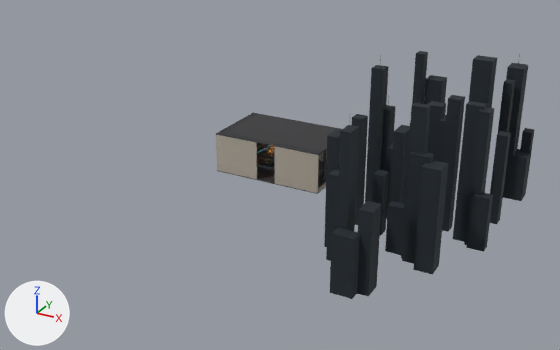
Before and after pictures for a commit that changed the FBX model Unity/Assets/TheCommons/Models/TheCommons_Quest.fbx.
Both versions are drawn from a 50 mm camera at (99.9, -149.0, 77.0) aimed at (13.4, 8.3, -1.6). Lighting does not change. The marker at lower left points along +X, +Y and +Z. The first picture is the older version.

Names of what the first picture shows: 'ARCH_Shell__MAT_Plaster', 'ARCH_Shell__MAT_Steel', 'ARCH_Shell__MAT_Stone', 'ENV_City__MAT_Black' and 2 more.
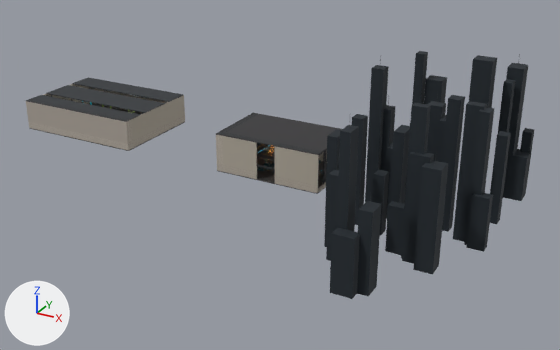
What differs and where, as boxes (x1, y1, x2, y2) in the pictures (560 x 350 px):
'FPV_Shell__MAT_FPVWall', added
    after: (26, 84, 185, 150)
'FPV_Shell__MAT_Steel', added
    after: (26, 77, 183, 122)
'FPV_Shell__MAT_FPVFloor', added
    after: (29, 103, 184, 151)

What changed in the scene script:
```text
Add mat_mat_fpvwall:
    mat_mat_fpvwall = principled_material('MAT_FPVWall')
    mat_mat_fpvwall.texture = img_mineral_plaster_albedo_png
    mat_mat_fpvwall.roughness = 0.83
Add mat_mat_fpvfloor:
    mat_mat_fpvfloor = principled_material('MAT_FPVFloor')
    mat_mat_fpvfloor.texture = img_basalt_terrazzo_albedo_png
    mat_mat_fpvfloor.roughness = 0.67
Add me_fpv_wall:
    me_fpv_wall.from_pydata(...)  # 24 vertices, 24 faces; spans x -64.0..-28.0, y 0.0..26.0, z 0.0..8.0
    me_fpv_wall.materials.append(mat_mat_fpvwall)  # picture img_mineral_plaster_albedo_png
Add me_fpv_floor:
    me_fpv_floor.from_pydata(...)  # a box spanning x -64.0..-28.0, y 0.0..26.0, z -0.2..0.0
    me_fpv_floor.materials.append(mat_mat_fpvfloor)  # picture img_basalt_terrazzo_albedo_png
Add me_fpv_column:
    me_fpv_column.from_pydata(...)  # 268 vertices, 194 faces; spans x -64.0..-28.0, y 0.0..26.0, z 0.0..8.2
    me_fpv_column.materials.append(mat_mat_steel)  # picture img_blackened_steel_albedo_png
Add ob_fpv_shell__mat_fpvwall:
    ob_fpv_shell__mat_fpvwall = bpy.data.objects.new('FPV_Shell__MAT_FPVWall', me_fpv_wall)
    ob_fpv_shell__mat_fpvwall.location = (0.0, 0.0, 0.0)
Add ob_fpv_shell__mat_fpvfloor:
    ob_fpv_shell__mat_fpvfloor = bpy.data.objects.new('FPV_Shell__MAT_FPVFloor', me_fpv_floor)
    ob_fpv_shell__mat_fpvfloor.location = (0.0, 0.0, 0.0)
Add ob_fpv_shell__mat_steel:
    ob_fpv_shell__mat_steel = bpy.data.objects.new('FPV_Shell__MAT_Steel', me_fpv_column)
    ob_fpv_shell__mat_steel.location = (0.0, 0.0, 0.0)
```
